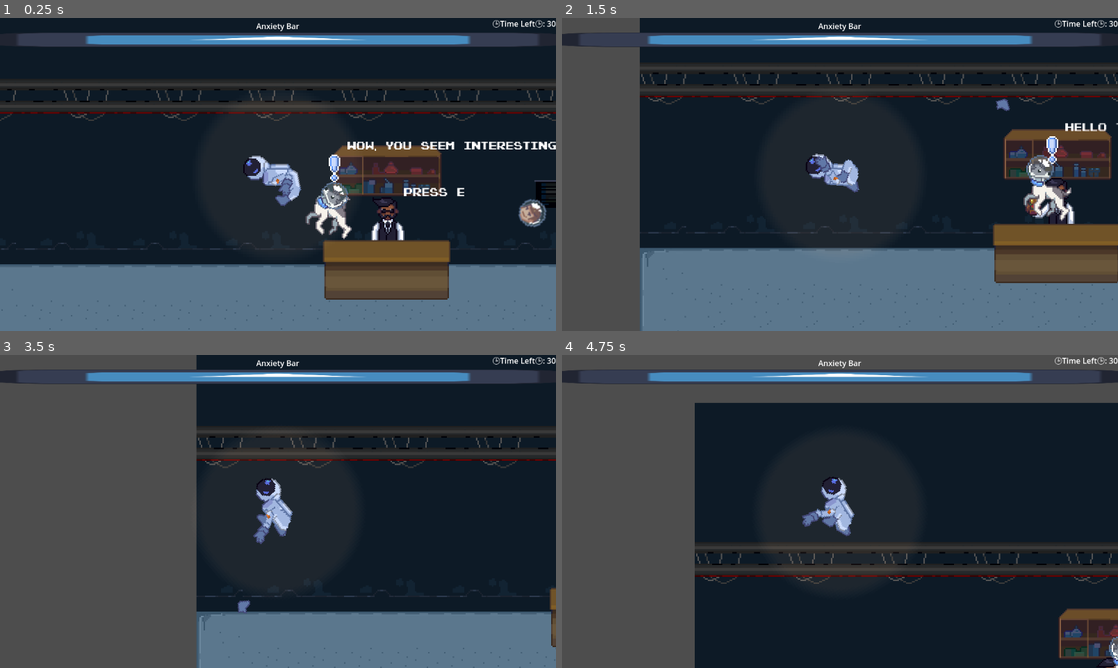
Above: before the commit, frames 1-4 (two rows, left to right).
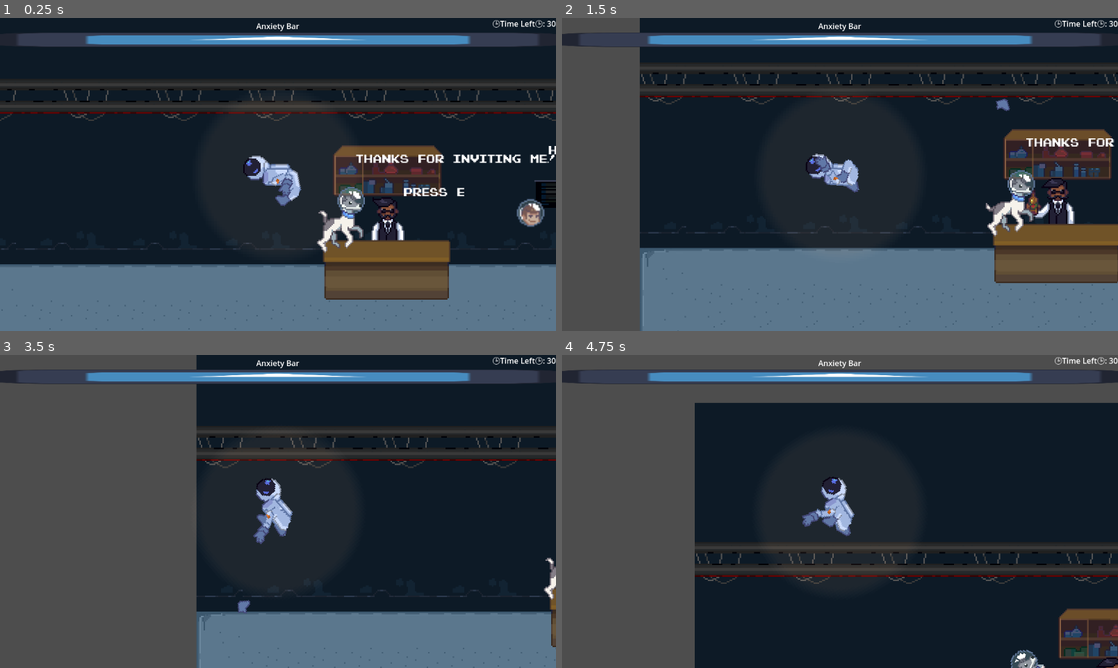
Above: after the commit, the same moments.

Repository: PiotrusWatson/last_party
Game: Godot game, scene res://worlds/piotrus_scene_real.tscn
The game is run twice, just before and just after one commit, with the same random seed, the same clock (stepped at 60 frames per second) and the same inputs. This scene is started directly instead of the project's main scene. The engine's default icon, where the game draws it, is replaced by a stand-in: a white triangle on a blue panel in a dark square.
Inputs (mouse positions are in pixels of both pictures, inside the frame that each line leads up to):
- Up to frame 1 (0.25 s): no input
- Up to frame 2 (1.5 s): tap E (Interact) at 0.5 s; move the mouse to (962, 158) at 0.52 s; right-click (962, 158) at 0.6 s; move the mouse to (728, 190) at 1.27 s; click (728, 190) at 1.35 s
- Up to frame 3 (3.5 s): move the mouse to (333, 442) at 2.02 s; tap E (Interact) at 2.1 s; move the mouse to (250, 574) at 2.77 s; right-click (250, 574) at 2.85 s
- Up to frame 4 (4.75 s): move the mouse to (1006, 558) at 3.52 s; press the mouse at (1006, 558) at 3.53 s; move the mouse to (673, 464) at 4.27 s; release the mouse at (673, 464) at 4.28 s; tap E (Interact) at 4.35 s

The runs differ from the first frame. In frame 1, 2.9% of the frame differs, in the area x 55-100%, y 39-76%; in frame 2, 2.2%; in frame 3, 0.1%; in frame 4, 0.4%.
Error before the commit: Attempt to call function 'display_ammo' in base 'null instance' on a null instance. (res://worlds/level_signals.gd:12)
Error after the commit: Invalid access to property or key 'modulate' on a base object of type 'Nil'. (res://prefabs/partygoer/partygoer.gd:25)

Commit message:
setup dialogue and fading in

Diff:
--- a/prefabs/partygoer/partygoer.gd
+++ b/prefabs/partygoer/partygoer.gd
@@ -12,6 +12,7 @@
 @onready var head_pivot = $HeadPivot
 @onready var neck = $AnimatedSprite2D/Neck
 @onready var exclamation = $Exclamation
+@onready var head = $HeadPivot/Head
 
 @export var head_rotation_amount = 1
 var conversation_leader = false
@@ -20,6 +21,8 @@
 var last_seen: Vector2
 var cone_rotation_offset
 var flipped = false
+
+var default_modulate = head.modulate
 
 func _ready() -> void:
 	mover.init(self)
@@ -52,6 +55,17 @@
 		flipped = false
 		head_pivot.global_position = neck.global_position
 
+func set_transparency(amount):
+	head.modulate = Color(default_modulate[0], default_modulate[1], default_modulate[2], amount)
+	animator.modulate = Color(default_modulate[0], default_modulate[1], default_modulate[2], amount)
+
+func fade_out(speed):
+	head.modulate = lerp(head.modulate, Color.TRANSPARENT, speed)
+	animator.modulate = lerp(animator.modulate, Color.TRANSPARENT, speed)
+
+func fade_in(speed):
+	head.modulate = lerp(head.modulate, default_modulate, speed)
+	animator.modulate = lerp(animator.modulate, default_modulate, speed)
 
 func set_colour_off_type_of_partier(body):
 	if body.is_in_group("Player"):
@@ -63,6 +77,8 @@
 	set_target(partier)
 	set_colour_off_type_of_partier(partier)
 	state_machine._transition_to_next_state("Approaching")
+
+
 
 func _on_vision_cone_2d_entered_vision_cone(body: Variant) -> void:
 	if state_machine.state.has_method("handle_seeing_something"):
@@ -106,7 +122,8 @@
 	dialogue_displayer.display_text(Dialogues.responses.pick_random())
 
 func say_intro():
-	dialogue_displayer.display_text(Dialogues.responses.pick_random())
+	dialogue_displayer.display_text(Dialogues.intro_words.pick_random())
+
 func _on_rotation_timer_timeout() -> void:
 	if state_machine.state.has_method("handle_head_pushing"):
 		state_machine.state.handle_head_pushing()
--- a/prefabs/partygoer/partygoer.tscn
+++ b/prefabs/partygoer/partygoer.tscn
@@ -50,6 +50,9 @@
 [node name="StateMachine" type="Node" parent="."]
 script = ExtResource("5_u77gh")
 
+[node name="Spawning" type="Node" parent="StateMachine"]
+script = ExtResource("10_xgxyg")
+
 [node name="Idle" type="Node" parent="StateMachine"]
 script = ExtResource("6_mjqa1")
 
@@ -62,9 +65,6 @@
 
 [node name="Searching" type="Node" parent="StateMachine"]
 script = ExtResource("9_k0d1o")
-
-[node name="Spawning" type="Node" parent="StateMachine"]
-script = ExtResource("10_xgxyg")
 
 [node name="Timers" type="Node" parent="."]
 
--- a/prefabs/partygoer/states/spawning.gd
+++ b/prefabs/partygoer/states/spawning.gd
@@ -1,11 +1,16 @@
-extends Node
+extends PartygoerState
 
+@export var fade_speed = 3
+# Called when the node enters the scene tree for the first time.
+func enter(previous_state_path: String, data := {}):
+	partygoer.set_transparency(0)
+	partygoer.say_intro()
 
-# Called when the node enters the scene tree for the first time.
-func _ready() -> void:
-	pass # Replace with function body.
+func process(delta):
+	partygoer.fade_in(fade_speed*delta)
 
+func exit():
+	partygoer.set_transparency(255)
 
-# Called every frame. 'delta' is the elapsed time since the previous frame.
-func _process(delta: float) -> void:
-	pass
+func handle_spawn_timer_over():
+	finished.emit(IDLE)
